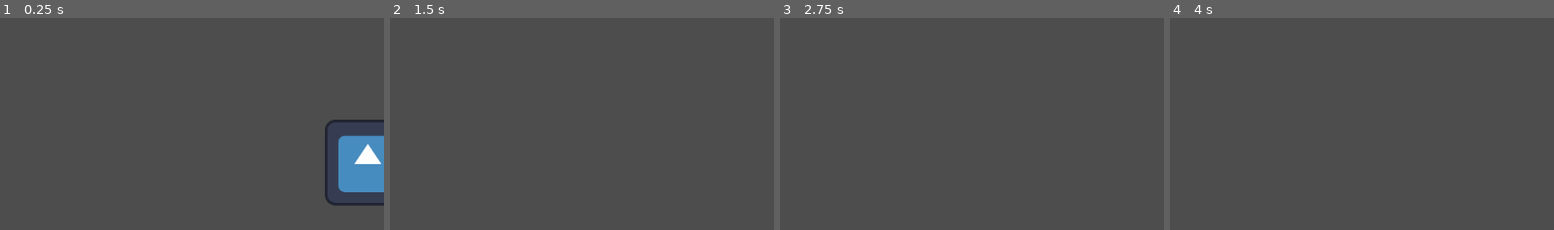
Above: before the commit, frames 1-4 (left to right).
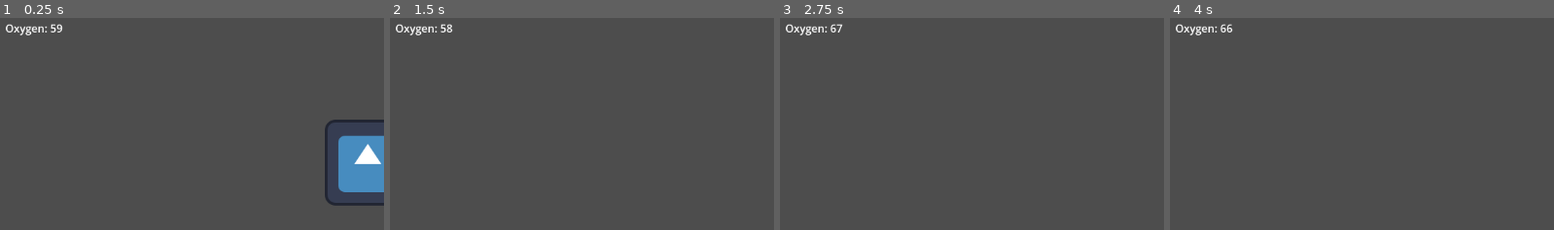
Above: after the commit, the same moments.

Repository: csarmientobaca/bubbles-tutorial
Game: Godot game, scene res://Scenes/level.tscn
Same seed, same stepped clock (60 frames per second), same inputs: the game is played once before the commit and once after it. The engine's default icon, where the game draws it, is replaced by a stand-in: a white triangle on a blue panel in a dark square.
Inputs:
- Up to frame 1 (0.25 s): no input
- Up to frame 2 (1.5 s): hold D (Right) from 0.53 s (still down); tap Space (Jump) at 0.77 s
- Up to frame 3 (2.75 s): tap Space (Jump) at 1.52 s; release D (Right) at 2.03 s; hold A (Left) from 2.03 s (still down)
- Up to frame 4 (4 s): release A (Left) at 2.78 s; hold D (Right) from 2.78 s (still down); tap Space (Jump) at 3.02, 3.77 s
The pictures show only the part of the screen within x 0-50%, y 0-50%; the shares and areas given below are measured in that part.

The runs differ from the first frame. In frame 1, 0.3% of the frame differs, in the area x 1-17%, y 2-9%; in frame 2, 0.3%; in frame 3, 0.3%; in frame 4, 0.3%.

Commit message:
added ui for oxygen

Diff:
--- a/Scenes/level.tscn
+++ b/Scenes/level.tscn
@@ -34,7 +34,7 @@
 [node name="Walls" type="StaticBody2D" parent="." unique_id=1706237096]
 
 [node name="TopRoom" type="CollisionShape2D" parent="Walls" unique_id=1284006884]
-position = Vector2(576.5, -29)
+position = Vector2(576, -27)
 shape = SubResource("RectangleShape2D_vonw3")
 
 [node name="LeftRoom" type="CollisionShape2D" parent="Walls" unique_id=1653529113]
@@ -52,3 +52,11 @@
 
 [node name="Bubble" parent="." unique_id=394733056 instance=ExtResource("3_6phgx")]
 position = Vector2(514, 395)
+
+[node name="CanvasLayer" type="CanvasLayer" parent="." unique_id=764255338]
+
+[node name="OxygenLabel" type="Label" parent="CanvasLayer" unique_id=913124434]
+offset_left = 18.0
+offset_top = 18.0
+offset_right = 126.0
+offset_bottom = 46.0
--- a/Scripts/player.gd
+++ b/Scripts/player.gd
@@ -6,6 +6,8 @@
 var JUMP_VELOCITY = -400.0
 
 var myGravity = 5
+
+@onready var oxygen_label = $"../CanvasLayer/OxygenLabel"
 
 func _physics_process(delta: float) -> void:
 	# Add the gravity.
@@ -29,7 +31,7 @@
 func _process(delta: float) -> void:
 	timeLeft -= delta
 
-	print(timeLeft)
+	oxygen_label.text = "Oxygen: " + str(int(timeLeft))
 
 	if timeLeft <= 0:
 		die()
